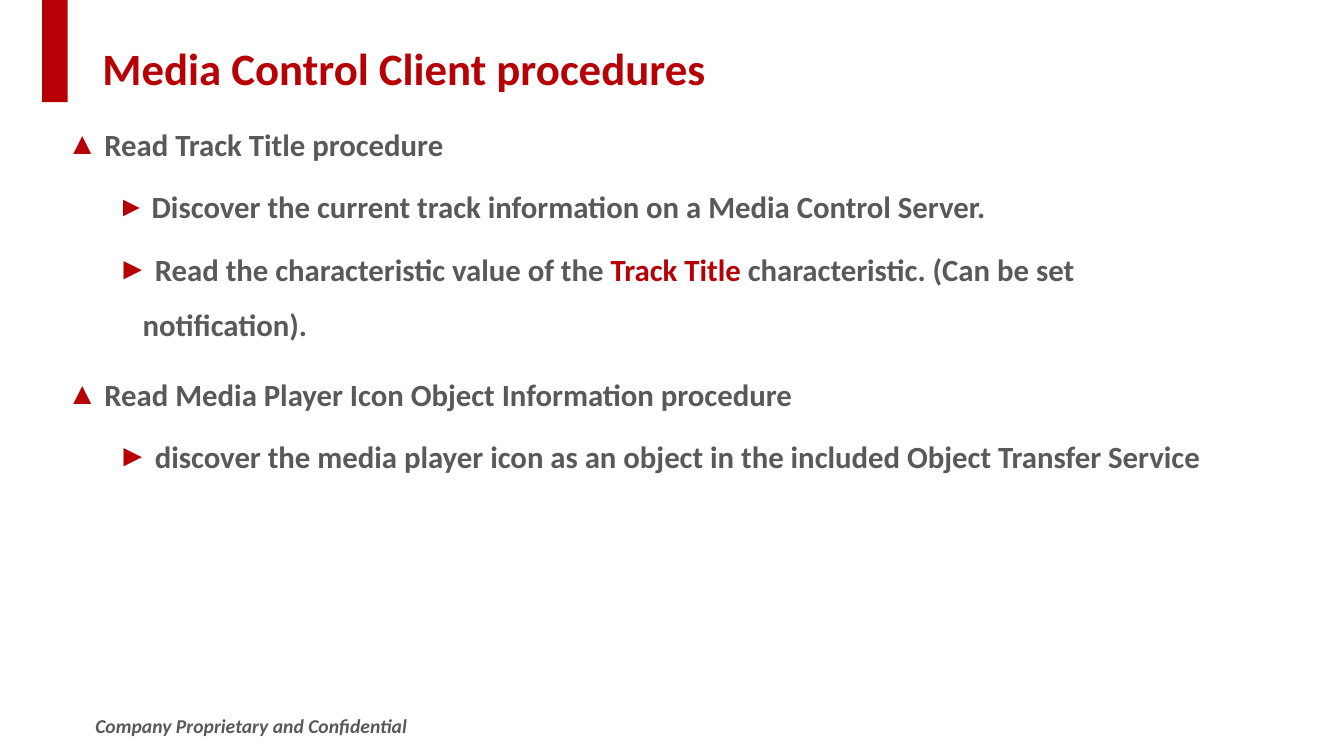
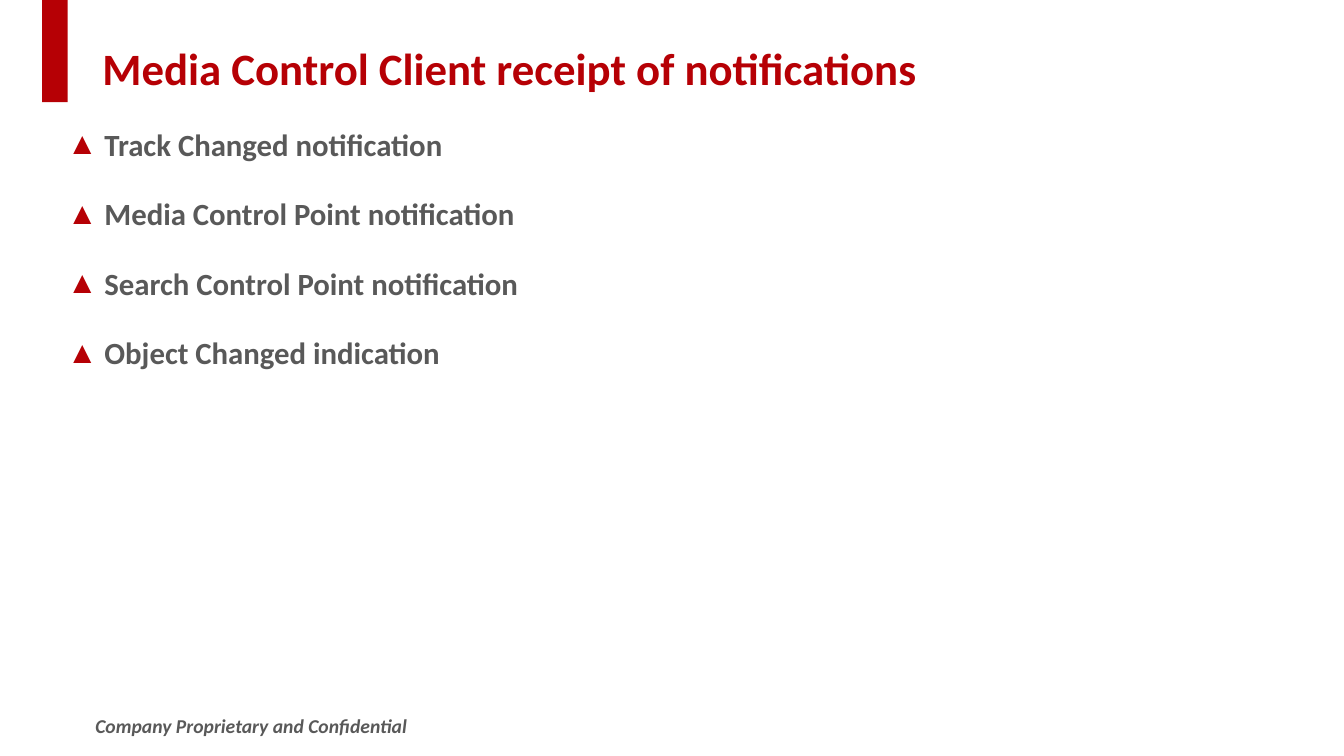
Before and after one commit to SWJTUjch/obsidian, a slide deck: slide 11 of Bluetooth/LE Audio/MCP/LE_Audio_MCP_sharing.pptx (slide 9 before the commit). Drawn at 1344x756 pixels with LibreOffice and Linux fonts; fonts in the diff are those of the drawing; background and template pictures are left out. Boxes give left, top, right and bottom in pixels: in the first picture for what was removed or moved away, otherwise in the second. Text is boxed around its words. In the diff, an @@ line names an element or a change of style, - is before the commit and + after.

```diff
--- a/Bluetooth/LE Audio/MCP/LE_Audio_MCP_sharing.pptx
+++ b/Bluetooth/LE Audio/MCP/LE_Audio_MCP_sharing.pptx
@@ title at (102,53,917,92): text changed @@
-Media Control Client procedures
+Media Control Client receipt of notifications
@@ text at (104,134,518,369): text changed @@
-▲ Read Track Title procedure
-  ► Discover the current track information on a Media Control Server.
-  ► Read the characteristic value of the Track Title characteristic. (Can be set notification).
-▲ Read Media Player Icon Object Information procedure
-  ► discover the media player icon as an object in the included Object Transfer Service
+▲ Track Changed notification
+▲ Media Control Point notification
+▲ Search Control Point notification
+▲ Object Changed indication
```
Also in this commit, not shown: 5 other slides changed, 4 slides added, 15 slides removed, 19 other files.
